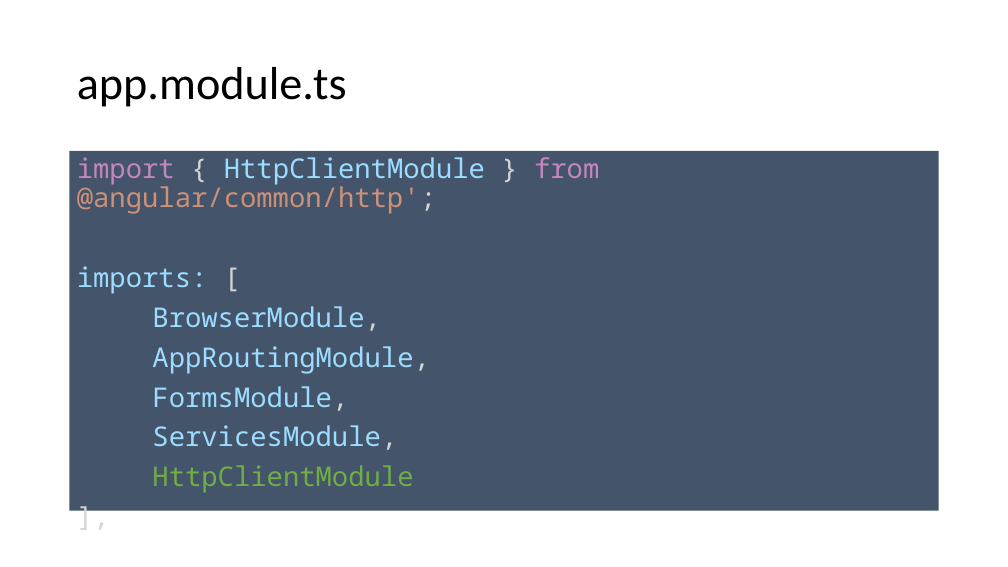
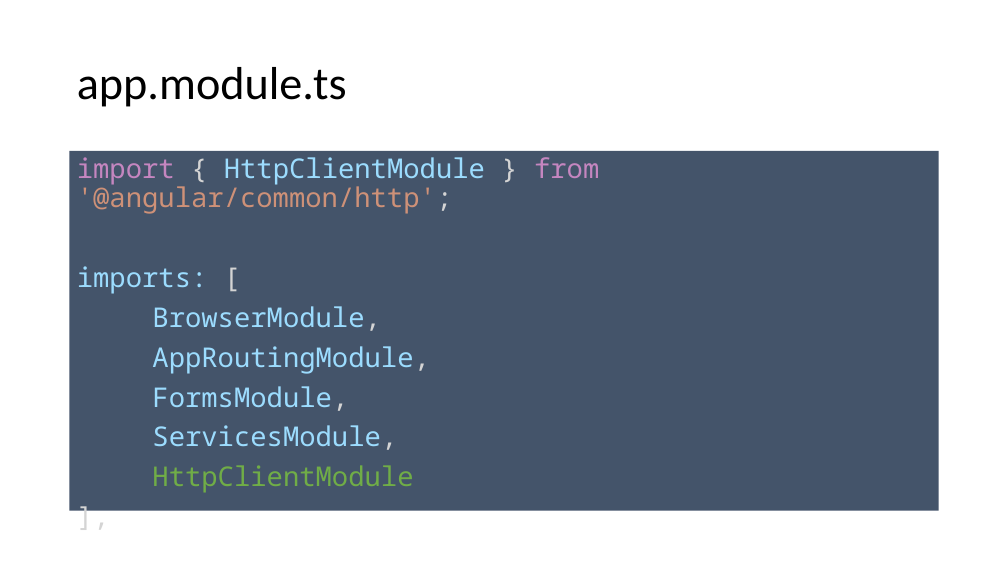
Before and after one commit to spirit-coding/todo-app-aj33349, a slide deck: slide 37 of Angular2.pptx (slide 35 before the commit). Drawn at 1008x567 pixels with LibreOffice and Linux fonts; fonts in the diff are those of the drawing. Boxes give left, top, right and bottom in pixels: in the first picture for what was removed or moved away, otherwise in the second. Text is boxed around its words. In the diff, an @@ line names an element or a change of style, - is before the commit and + after.

```diff
--- a/Angular2.pptx
+++ b/Angular2.pptx
@@ text at bbox=[77, 157, 599, 214]: text changed @@
-import { HttpClientModule } from @angular/common/http';
+import { HttpClientModule } from '@angular/common/http';
```
Also in this commit, not shown: 3 other slides changed, 3 slides added, 1 slide removed.
